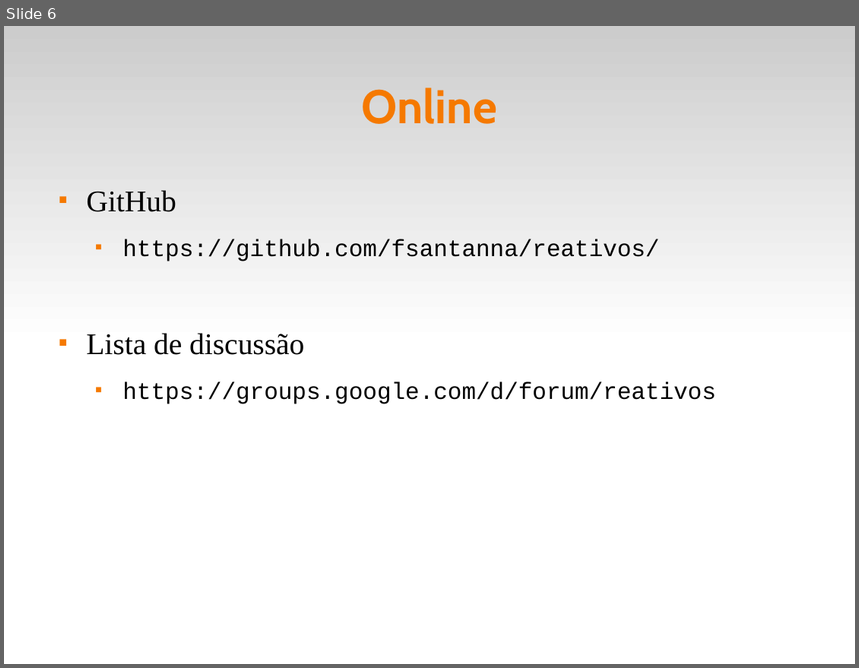
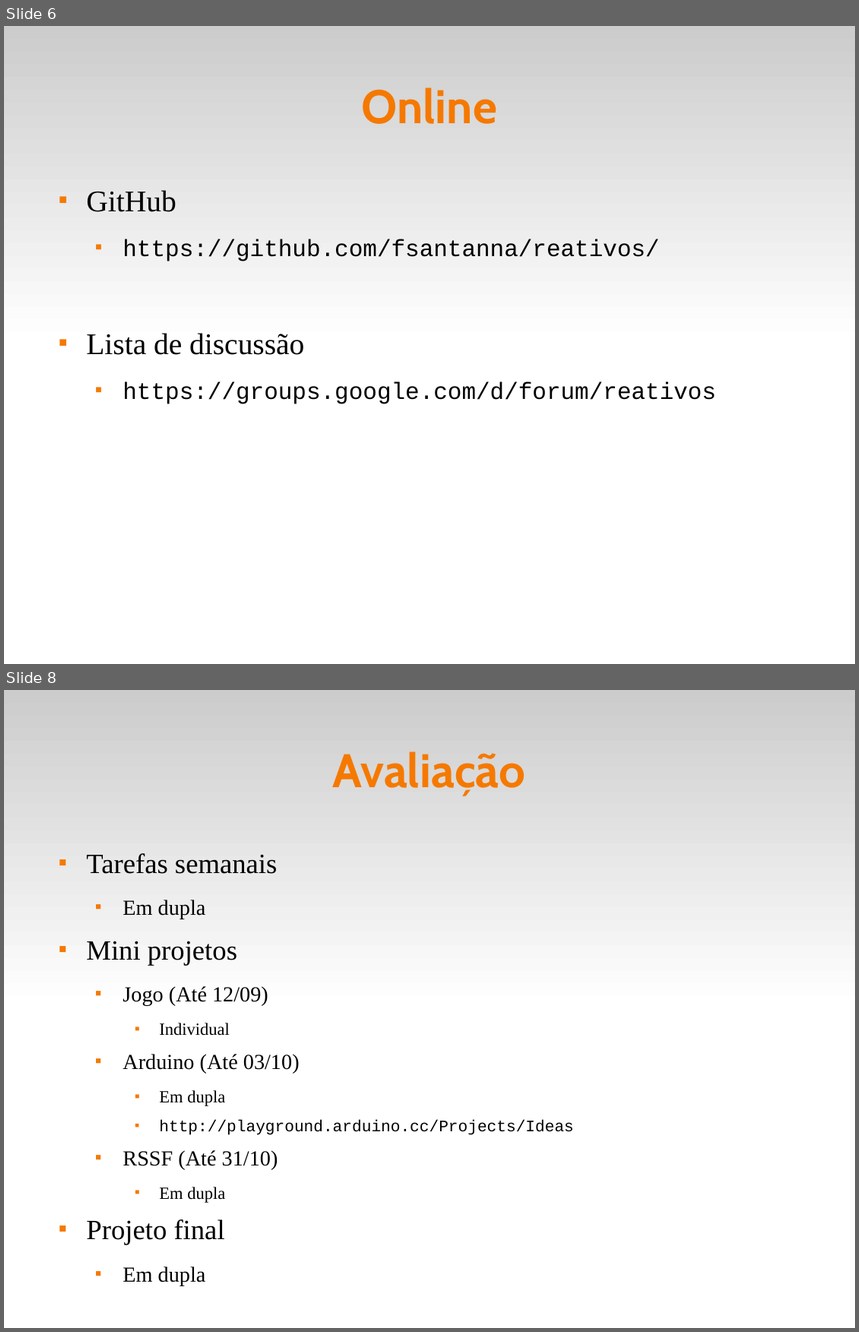
Before and after one commit to fsantanna-uerj/reativos, a slide deck: slides/00_intro.odp. Shown one above the other, each under a label of ours: slide 6 before the commit, slides 6 and 8 after it; the slides between them are not shown. The pictures are 859x668 and 859x1332 pixels, drawn with LibreOffice and Linux fonts; fonts in the diff are those of the drawing. Boxes give left, top, right and bottom in pixels: in the first picture for what was removed or moved away, otherwise in the second. Text is boxed around its words. In the diff, an @@ line names an element or a change of style, - is before the commit and + after.

```diff
--- a/slides/00_intro.odp
+++ b/slides/00_intro.odp
@@ slide 8 added at bbox=[4, 690, 855, 1328], background #FFFFFF; not listed: 1 template element that a slide beside it also shows @@
@@ title added at bbox=[333, 752, 526, 796], 44 pt, text #F57900, bold @@
+Avaliação
@@ text added at bbox=[86, 853, 573, 1286], 20 pt, text #000000 @@
+■ Tarefas semanais
+  ■ Em dupla
+■ Mini projetos
+  ■ Jogo (Até 12/09)
+    ■ Individual
+  ■ Arduino (Até 03/10)
+    ■ Em dupla
+    ■ http://playground.arduino.cc/Projects/Ideas
+  ■ RSSF (Até 31/10)
+    ■ Em dupla
+■ Projeto final
+  ■ Em dupla
```
Also in this commit, not shown: 2 other slides added, 5 other files.
